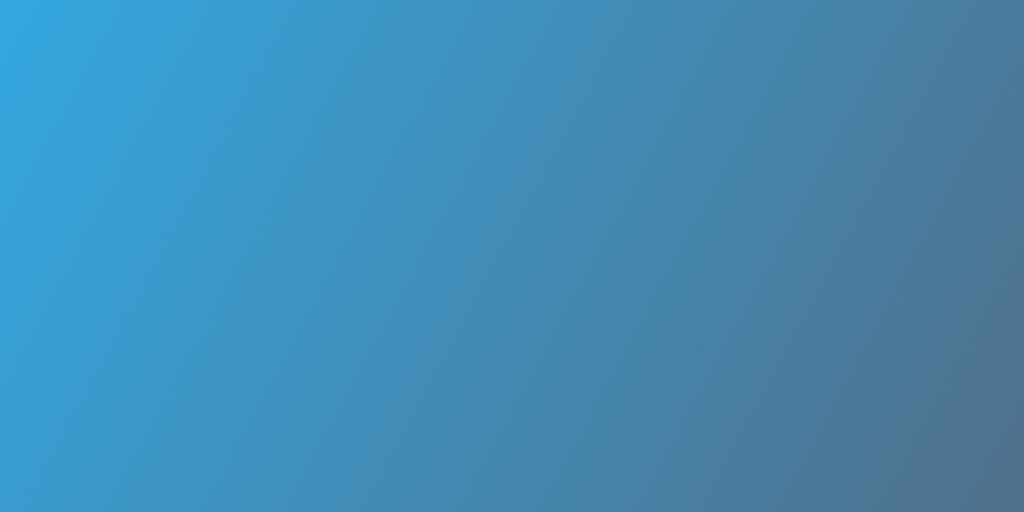
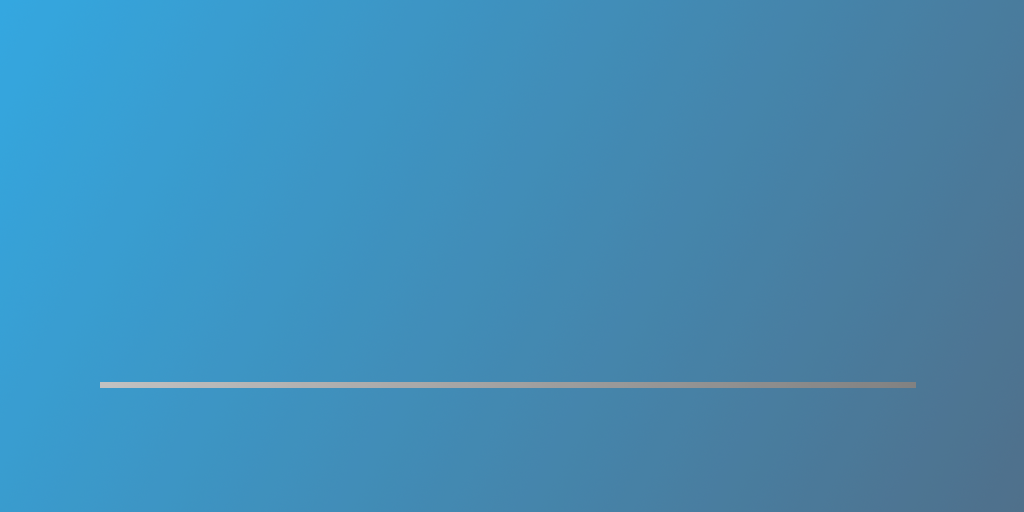
Two versions of the same layered image (1024px x 512px). Layer-by-layer changes:
painted on "图层副本" over [100, 382, 916, 388]
